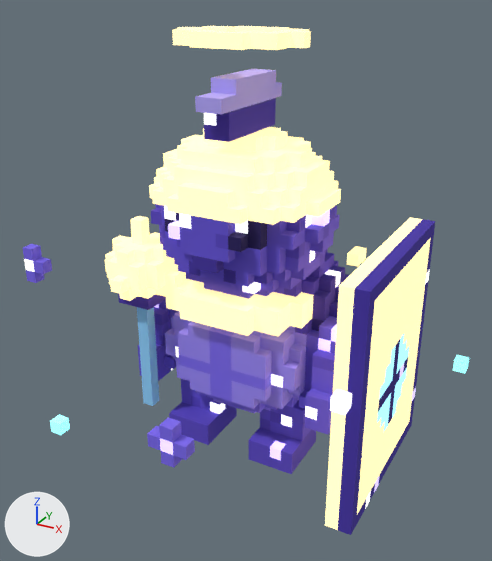
A saved change to the glTF model menagerie/models/glb/guardian_tortoise_4star.glb.
Camera for both pictures: a 50 mm lens placed at (1.22, -2.21, 1.85), pointed at (0.02, -0.03, 0.76). The lights are fixed; the arrows at lower left show +X, +Y and +Z. The older version comes first. Vertices at exactly the same position are counted once.

In view in the first picture: 'guardian_tortoise'.
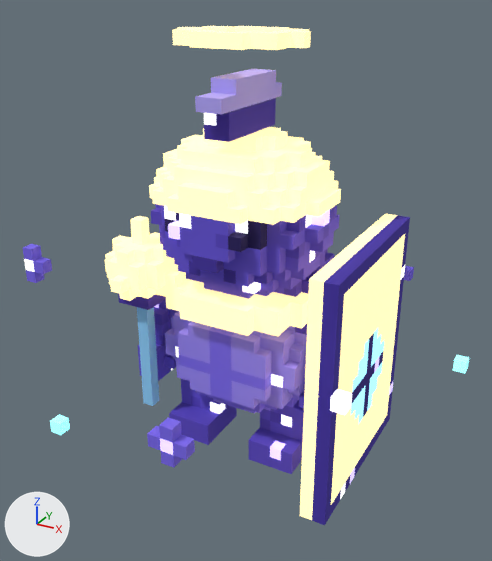
Pixel boxes [x1, y1, x2, y2] of what changed, in the pictures (492 x 561 px; the box of a moved part takes in the faces that stretch with it):
'guardian_tortoise', reshaped
    before: [23, 26, 469, 535]
    after: [23, 26, 469, 525]
part 1 of me_guardian_tortoise, moved or reshaped
    before: [325, 217, 435, 535]
    after: [300, 214, 410, 525]

The change in detail:
me_guardian_tortoise has 1997 vertices, 3494 faces and spans x -0.85..0.85, y -0.75..0.75, z 0.0..1.7.
me_guardian_tortoise is used by ob_guardian_tortoise; location (0.0, 0.0, 0.0).
me_guardian_tortoise part 1: the loose piece of 100 vertices spanning x 0.55..0.65, y -0.4..0.35, z 0.05..1.0 is moved by (-0.1, 0.0, 0.0).
